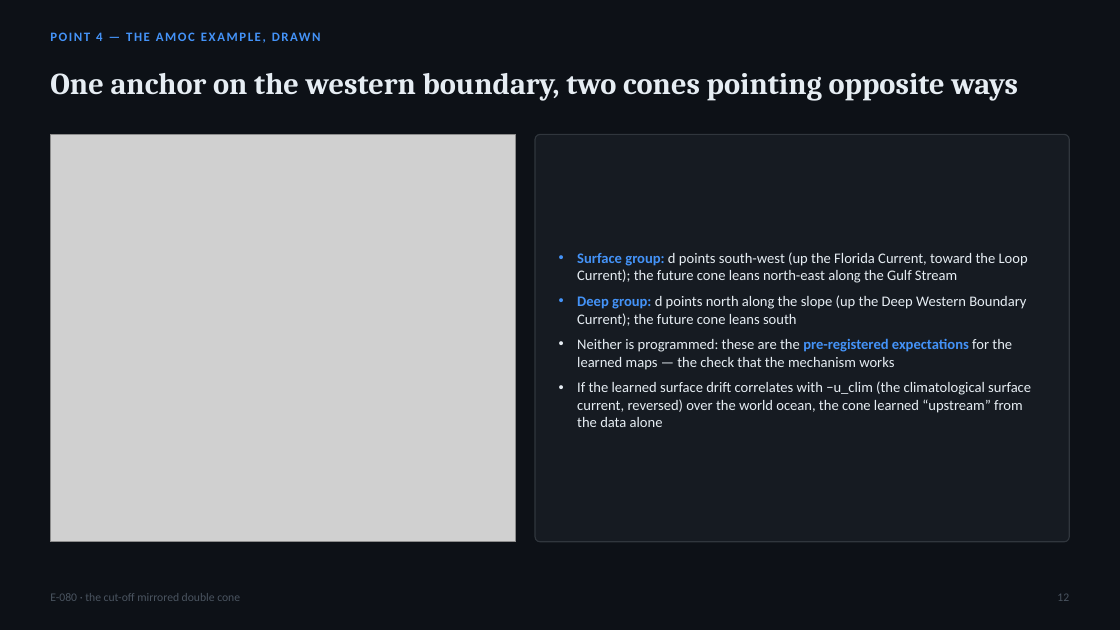
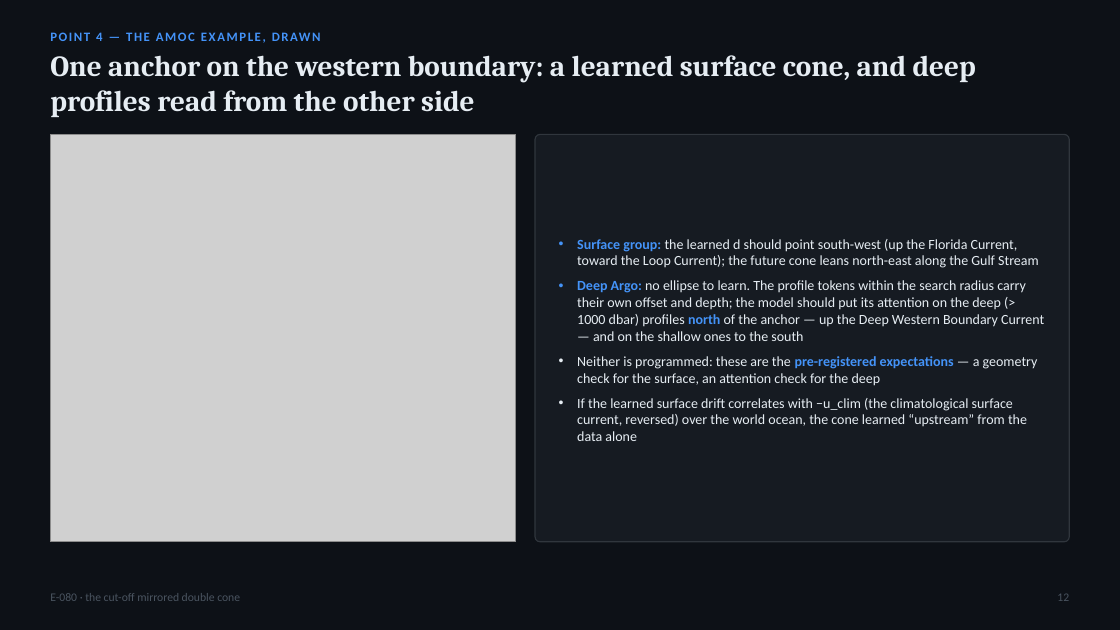
Before and after one commit to blauewelt/earth, a slide deck: slide 12 of ml/plans/E080_hourglass_cone_deck.pptx. Drawn at 1120x630 pixels with LibreOffice and Linux fonts; fonts in the diff are those of the drawing; grey boxes stand for pictures. Boxes give left, top, right and bottom in pixels: in the first picture for what was removed or moved away, otherwise in the second. Text is boxed around its words. In the diff, an @@ line names an element or a change of style, - is before the commit and + after.

```diff
--- a/ml/plans/E080_hourglass_cone_deck.pptx
+++ b/ml/plans/E080_hourglass_cone_deck.pptx
@@ text at [50,55,976,117]: text changed; size 26 to 25 pt @@
-One anchor on the western boundary, two cones pointing opposite ways
+One anchor on the western boundary: a learned surface cone, and deep profiles read from the other side
@@ text at [577,239,1044,386]: text changed; size 12.5 to 12 pt @@
-• Surface group: d points south-west (up the Florida Current, toward the Loop Current); the future cone leans north-east along the Gulf Stream
-• Deep group: d points north along the slope (up the Deep Western Boundary Current); the future cone leans south
-• Neither is programmed: these are the pre-registered expectations for the learned maps — the check that the mechanism works
+• Surface group: the learned d should point south-west (up the Florida Current, toward the Loop Current); the future cone leans north-east along the Gulf Stream
+• Deep Argo: no ellipse to learn. The profile tokens within the search radius carry their own offset and depth; the model should put its attention on the deep (> 1000 dbar) profiles north of the anchor — up the Deep Western Boundary Current — and on the shallow ones to the south
+• Neither is programmed: these are the pre-registered expectations — a geometry check for the surface, an attention check for the deep
@@ text at [577,398,1027,441]: size 12.5 to 12 pt in "If the learned surface drift correlates with ..." @@
```
Also in this commit, not shown: 6 other slides changed, 6 other files.
